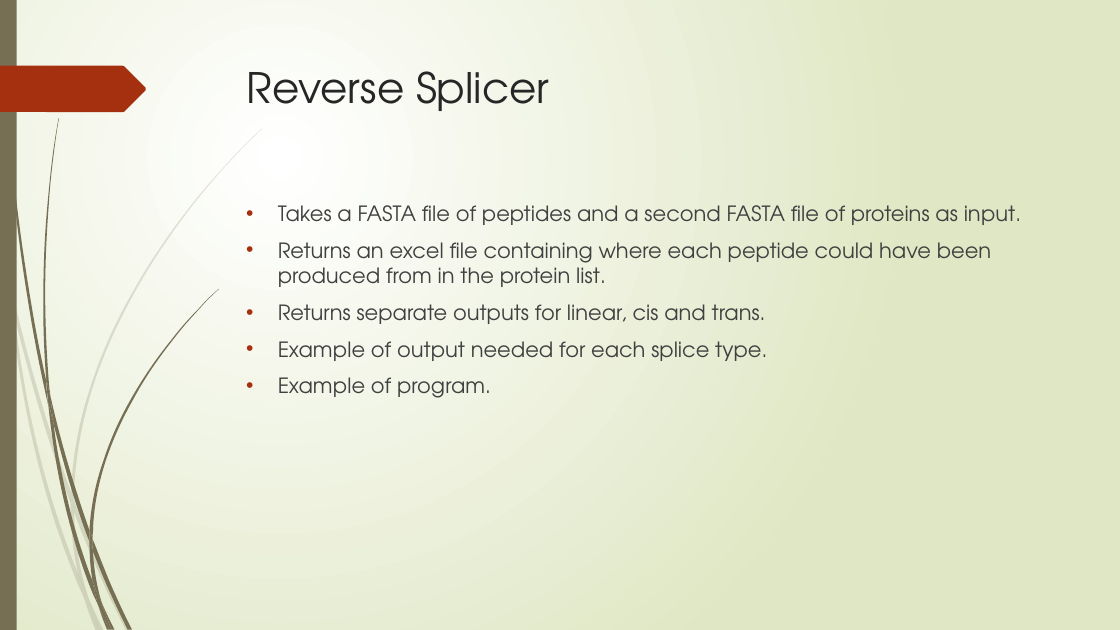
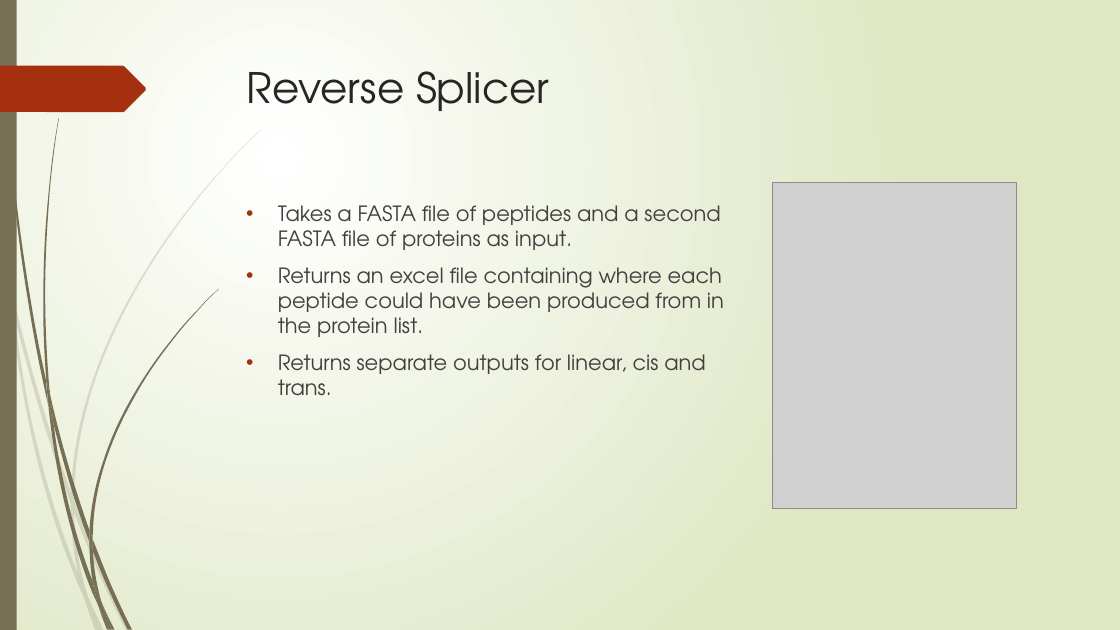
Before and after one commit to nhcha6/MersProject, a slide deck: slide 20 of SecondLabPresentation.pptx (slide 14 before the commit). Drawn at 1120x630 pixels with LibreOffice and Linux fonts; fonts in the diff are those of the drawing; grey boxes stand for pictures. Boxes give left, top, right and bottom in pixels: in the first picture for what was removed or moved away, otherwise in the second. Text is boxed around its words. In the diff, an @@ line names an element or a change of style, - is before the commit and + after.

```diff
--- a/SecondLabPresentation.pptx
+++ b/SecondLabPresentation.pptx
@@ picture added at <box>773,183,1017,509</box> @@
@@ text at <box>278,341,767,398</box>: paragraphs removed @@
-• Example of output needed for each splice type.
-• Example of program.
```
Also in this commit, not shown: 4 other slides changed, 10 slides added, 1 slide removed.
